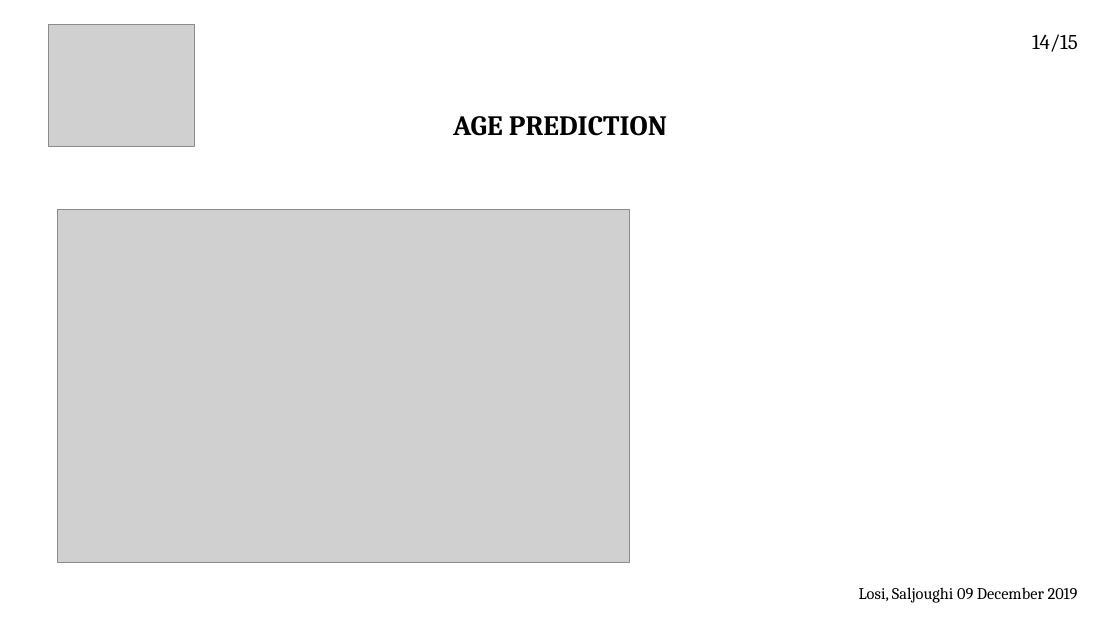
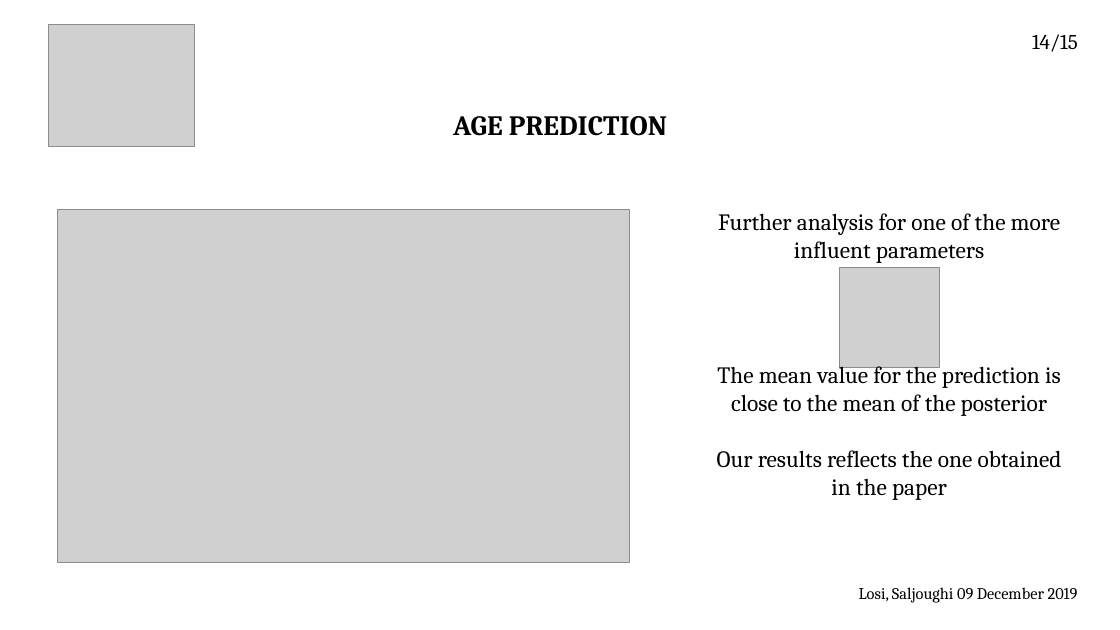
Before and after one commit to Losijacopo/Bayesian_data_ananlysis_project, a slide deck: slide 15 of last_presentation.pptx. Drawn at 1120x630 pixels with LibreOffice and Linux fonts; fonts in the diff are those of the drawing; grey boxes stand for pictures. Boxes give left, top, right and bottom in pixels: in the first picture for what was removed or moved away, otherwise in the second. Text is boxed around its words. In the diff, an @@ line names an element or a change of style, - is before the commit and + after.

```diff
--- a/last_presentation.pptx
+++ b/last_presentation.pptx
@@ text added at (x1=718, y1=213, x2=1060, y2=263), 20 pt, text #000000 @@
+Further analysis for one of the more influent parameters
@@ picture added at (x1=839, y1=268, x2=939, y2=368) @@
@@ text added at (x1=717, y1=362, x2=1062, y2=500), 20 pt, text #000000 @@
+The mean value for the prediction is close to the mean of the posterior
+Our results reflects the one obtained in the paper
```
Also in this commit, not shown: 2 other slides changed.
